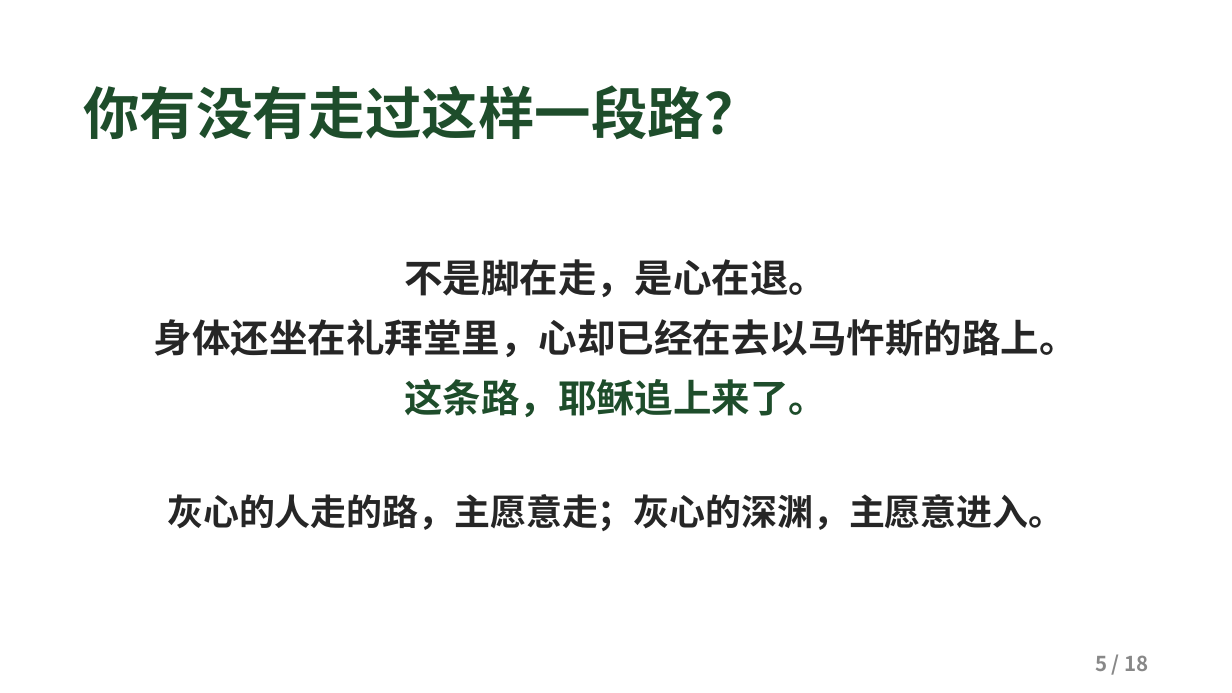
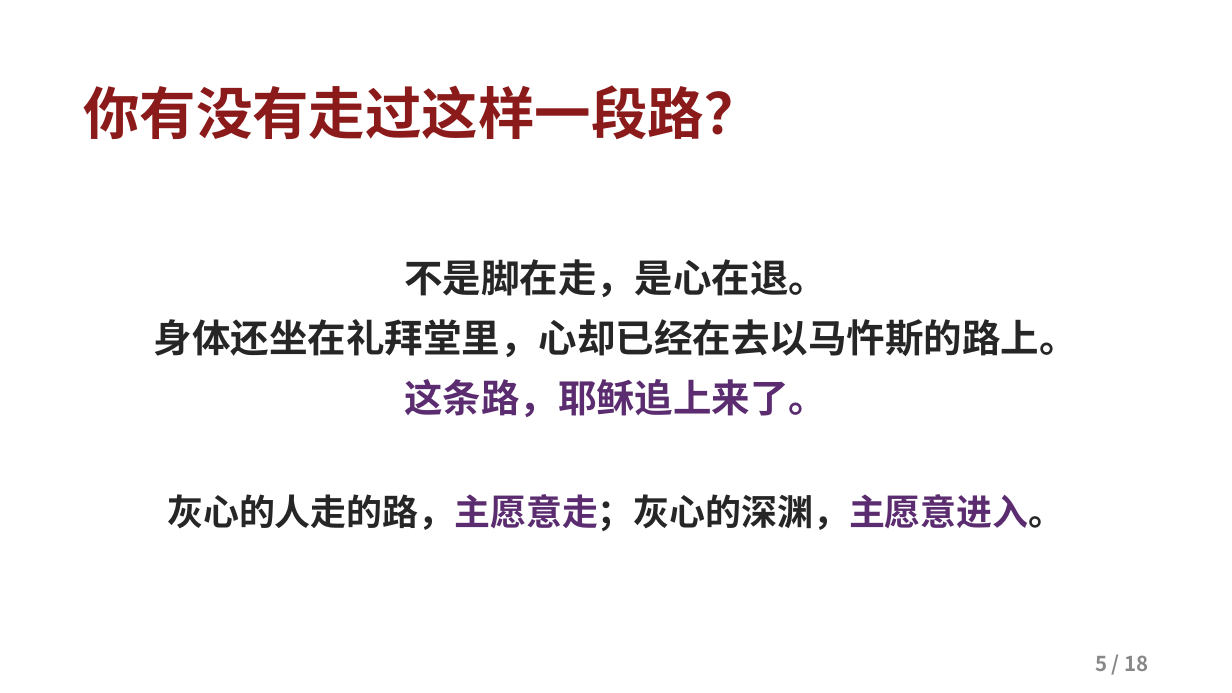
Before and after one commit to kaylechou/propresenter-lyric-tool, a slide deck: slide 5 of docs/从灰心到见证.pptx. Drawn at 1232x693 pixels with LibreOffice and Linux fonts; fonts in the diff are those of the drawing; background and template pictures are left out. Boxes give left, top, right and bottom in pixels: in the first picture for what was removed or moved away, otherwise in the second. Text is boxed around its words. In the diff, an @@ line names an element or a change of style, - is before the commit and + after.

```diff
--- a/docs/从灰心到见证.pptx
+++ b/docs/从灰心到见证.pptx
@@ text "你有没有走过这样一段路？" at bbox=[83, 85, 761, 139]: text colour #1E4D2B to #8B1A1A @@
@@ text at bbox=[404, 379, 827, 417]: text colour #1E4D2B to #5B2C6F in "这条路，耶稣追上来了。" @@
@@ text "灰心的人走的路，主愿意走；灰心的深渊，主愿意进入。" at bbox=[167, 494, 1064, 531]: text colour #262626 to #5B2C6F in "灰心的人走的路，主愿意走；灰心的深渊，主愿意进入。" @@
```
Also in this commit, not shown: 17 other slides changed.
